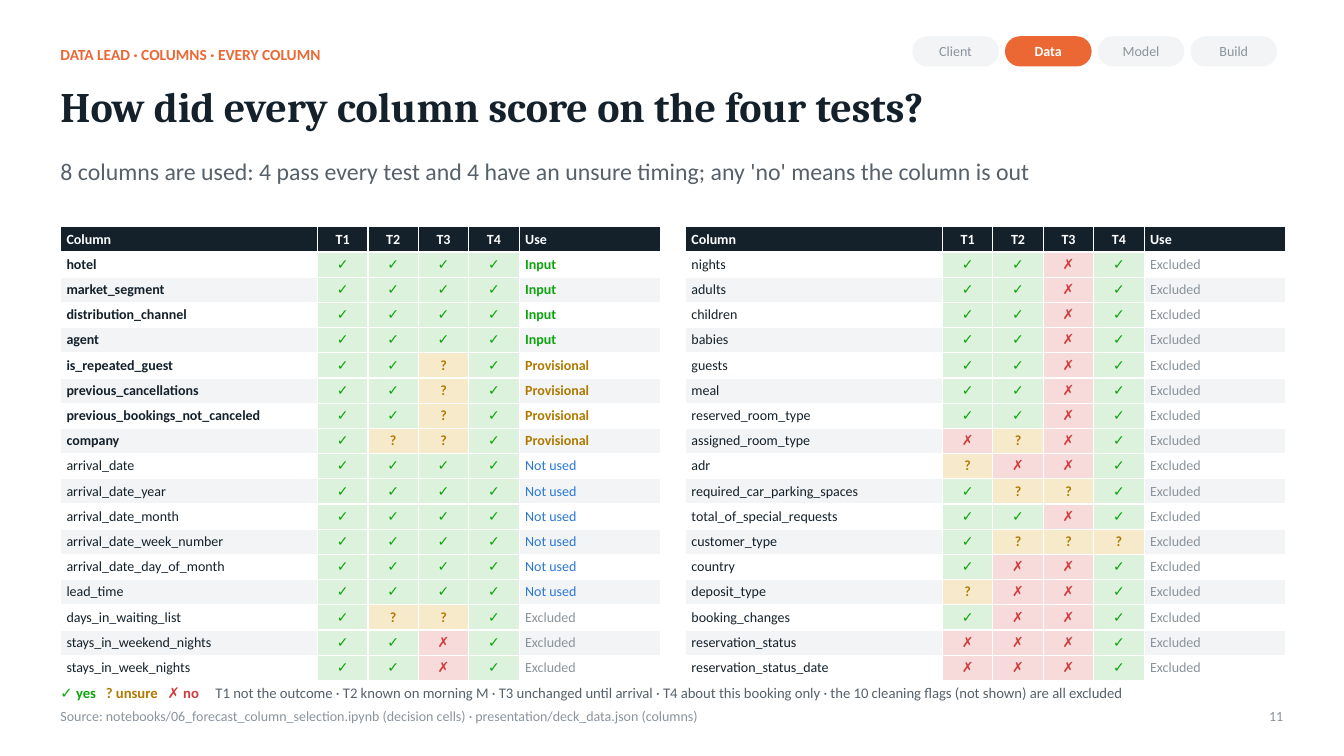
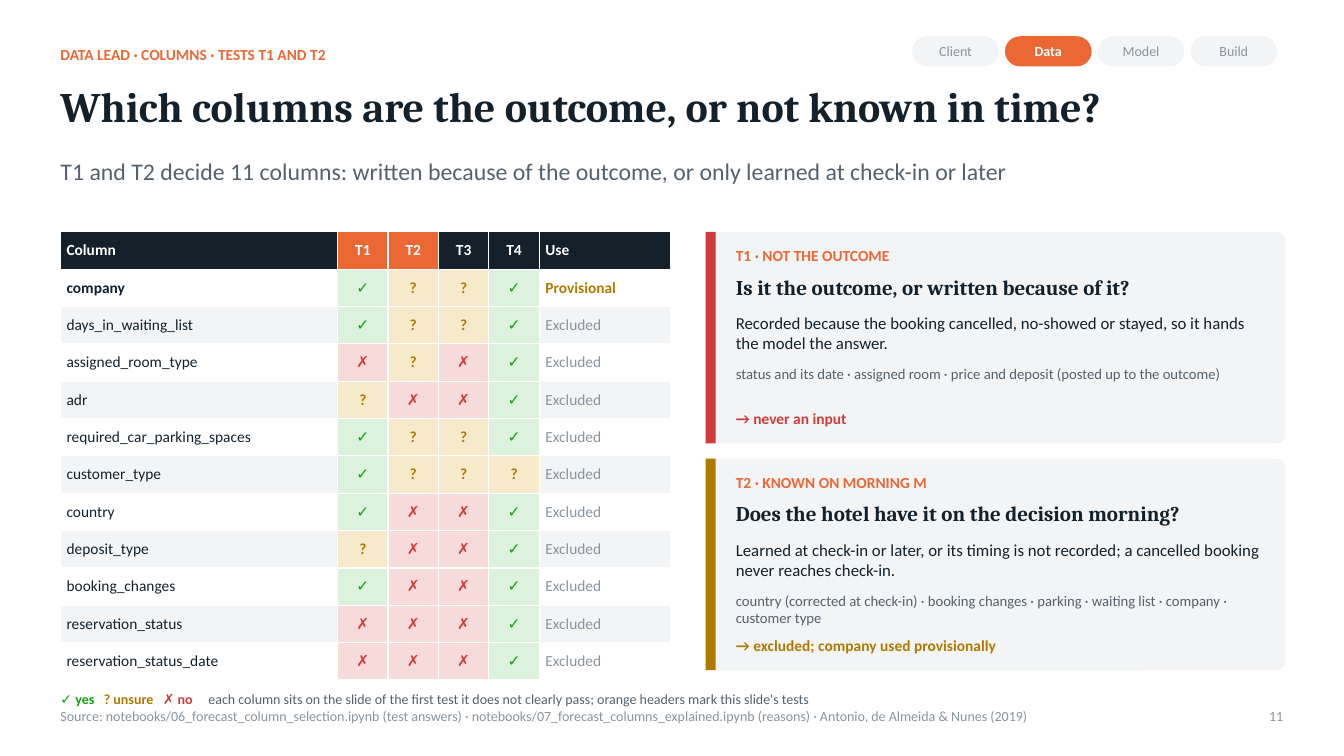
Before and after one commit to rohitpandeyai-star/IIT_GN_W06, a slide deck: slide 11 of Hotel_Overbooking_Deck_By_Lead.pptx. Drawn at 1344x756 pixels with LibreOffice and Linux fonts; fonts in the diff are those of the drawing. Boxes give left, top, right and bottom in pixels: in the first picture for what was removed or moved away, otherwise in the second. Text is boxed around its words. In the diff, an @@ line names an element or a change of style, - is before the commit and + after.

```diff
--- a/Hotel_Overbooking_Deck_By_Lead.pptx
+++ b/Hotel_Overbooking_Deck_By_Lead.pptx
@@ text at [60, 50, 325, 60]: text changed @@
-DATA LEAD · COLUMNS · EVERY COLUMN
+DATA LEAD · COLUMNS · TESTS T1 AND T2
@@ text at [60, 92, 1100, 128]: text changed @@
-How did every column score on the four tests?
+Which columns are the outcome, or not known in time?
@@ text at [60, 163, 1006, 184]: text changed @@
-8 columns are used: 4 pass every test and 4 have an unsure timing; any 'no' means the column is out
+T1 and T2 decide 11 columns: written because of the outcome, or only learned at check-in or later
@@ table at [60, 232, 670, 681] @@
-row 2: hotel | ✓ | ✓ | ✓ | ✓ | Input
-row 3: market_segment | ✓ | ✓ | ✓ | ✓ | Input
-row 4: distribution_channel | ✓ | ✓ | ✓ | ✓ | Input
-row 5: agent | ✓ | ✓ | ✓ | ✓ | Input
-row 6: is_repeated_guest | ✓ | ✓ | ? | ✓ | Provisional
-row 7: previous_cancellations | ✓ | ✓ | ? | ✓ | Provisional
-row 8: previous_bookings_not_canceled | ✓ | ✓ | ? | ✓ | Provisional
-row 10: arrival_date | ✓ | ✓ | ✓ | ✓ | Not used
-row 11: arrival_date_year | ✓ | ✓ | ✓ | ✓ | Not used
-row 12: arrival_date_month | ✓ | ✓ | ✓ | ✓ | Not used
-row 13: arrival_date_week_number | ✓ | ✓ | ✓ | ✓ | Not used
-row 14: arrival_date_day_of_month | ✓ | ✓ | ✓ | ✓ | Not used
-row 15: lead_time | ✓ | ✓ | ✓ | ✓ | Not used
-row 17: stays_in_weekend_nights | ✓ | ✓ | ✗ | ✓ | Excluded
-row 18: stays_in_week_nights | ✓ | ✓ | ✗ | ✓ | Excluded
+row 4: assigned_room_type | ✗ | ? | ✗ | ✓ | Excluded
+row 5: adr | ? | ✗ | ✗ | ✓ | Excluded
+row 6: required_car_parking_spaces | ✓ | ? | ? | ✓ | Excluded
+row 7: customer_type | ✓ | ? | ? | ? | Excluded
+row 8: country | ✓ | ✗ | ✗ | ✓ | Excluded
+row 9: deposit_type | ? | ✗ | ✗ | ✓ | Excluded
+row 10: booking_changes | ✓ | ✗ | ✗ | ✓ | Excluded
+row 11: reservation_status | ✗ | ✗ | ✗ | ✓ | Excluded
+row 12: reservation_status_date | ✗ | ✗ | ✗ | ✓ | Excluded
@@ table: place and size @@
-table at [60, 227, 660, 681]
+table at [60, 232, 670, 681]
@@ table removed at [686, 227, 1286, 681], 18 rows, 6 columns @@
-Column | T1 | T2 | T3 | T4 | Use
-nights | ✓ | ✓ | ✗ | ✓ | Excluded
-adults | ✓ | ✓ | ✗ | ✓ | Excluded
-children | ✓ | ✓ | ✗ | ✓ | Excluded
-babies | ✓ | ✓ | ✗ | ✓ | Excluded
-guests | ✓ | ✓ | ✗ | ✓ | Excluded
-meal | ✓ | ✓ | ✗ | ✓ | Excluded
-reserved_room_type | ✓ | ✓ | ✗ | ✓ | Excluded
-assigned_room_type | ✗ | ? | ✗ | ✓ | Excluded
-adr | ? | ✗ | ✗ | ✓ | Excluded
-required_car_parking_spaces | ✓ | ? | ? | ✓ | Excluded
-total_of_special_requests | ✓ | ✓ | ✗ | ✓ | Excluded
-customer_type | ✓ | ? | ? | ? | Excluded
-country | ✓ | ✗ | ✗ | ✓ | Excluded
-deposit_type | ? | ✗ | ✗ | ✓ | Excluded
-booking_changes | ✓ | ✗ | ✗ | ✓ | Excluded
-reservation_status | ✗ | ✗ | ✗ | ✓ | Excluded
-reservation_status_date | ✗ | ✗ | ✗ | ✓ | Excluded
@@ rounded rectangle added at [706, 232, 1286, 444], fill #F2F4F6 @@
@@ rectangle added at [706, 232, 716, 444], fill #D03B3B @@
@@ text added at [736, 251, 889, 261], 11 pt, text #EB6834, bold @@
+T1 · NOT THE OUTCOME
@@ text added at [736, 280, 1130, 298], 15 pt, text #14212B, bold @@
+Is it the outcome, or written because of it?
@@ text added at [736, 317, 1244, 349], 12 pt, text #14212B @@
+Recorded because the booking cancelled, no-showed or stayed, so it hands the model the answer.
@@ text added at [736, 368, 1220, 382], 10.5 pt, text #56616B @@
+status and its date · assigned room · price and deposit (posted up to the outcome)
@@ text added at [753, 413, 847, 427], 11 pt, text #D03B3B, bold @@
+→ never an input
@@ rounded rectangle added at [706, 459, 1286, 670], fill #F2F4F6 @@
@@ rectangle added at [706, 459, 716, 670], fill #B07A00 @@
@@ text added at [736, 478, 926, 488], 11 pt, text #EB6834, bold @@
+T2 · KNOWN ON MORNING M
@@ text added at [736, 506, 1179, 526], 15 pt, text #14212B, bold @@
+Does the hotel have it on the decision morning?
@@ text added at [736, 544, 1259, 576], 12 pt, text #14212B @@
+Learned at check-in or later, or its timing is not recorded; a cancelled booking never reaches check-in.
@@ text added at [736, 595, 1220, 626], 10.5 pt, text #56616B @@
+country (corrected at check-in) · booking changes · parking · waiting list · company · customer type
@@ text added at [753, 640, 996, 654], 11 pt, text #B07A00, bold @@
+→ excluded; company used provisionally
@@ text at [60, 711, 1027, 723]: text changed @@
-Source: notebooks/06_forecast_column_selection.ipynb (decision cells) · presentation/deck_data.json (columns)
+Source: notebooks/06_forecast_column_selection.ipynb (test answers) · notebooks/07_forecast_columns_explained.ipynb (reasons) · Antonio, de Almeida & Nunes (2019)
@@ text at [75, 694, 809, 707]: text changed; size 10.5 to 10 pt @@
-✓ yes ? unsure ✗ no T1 not the outcome · T2 known on morning M · T3 unchanged until arrival · T4 about this booking only · the 10 cleaning flags (not shown) are all excluded
+✓ yes ? unsure ✗ no each column sits on the slide of the first test it does not clearly pass; orange headers mark this slide's tests
```
Also in this commit, not shown: 14 other slides changed, 2 slides added, 1 other file.
